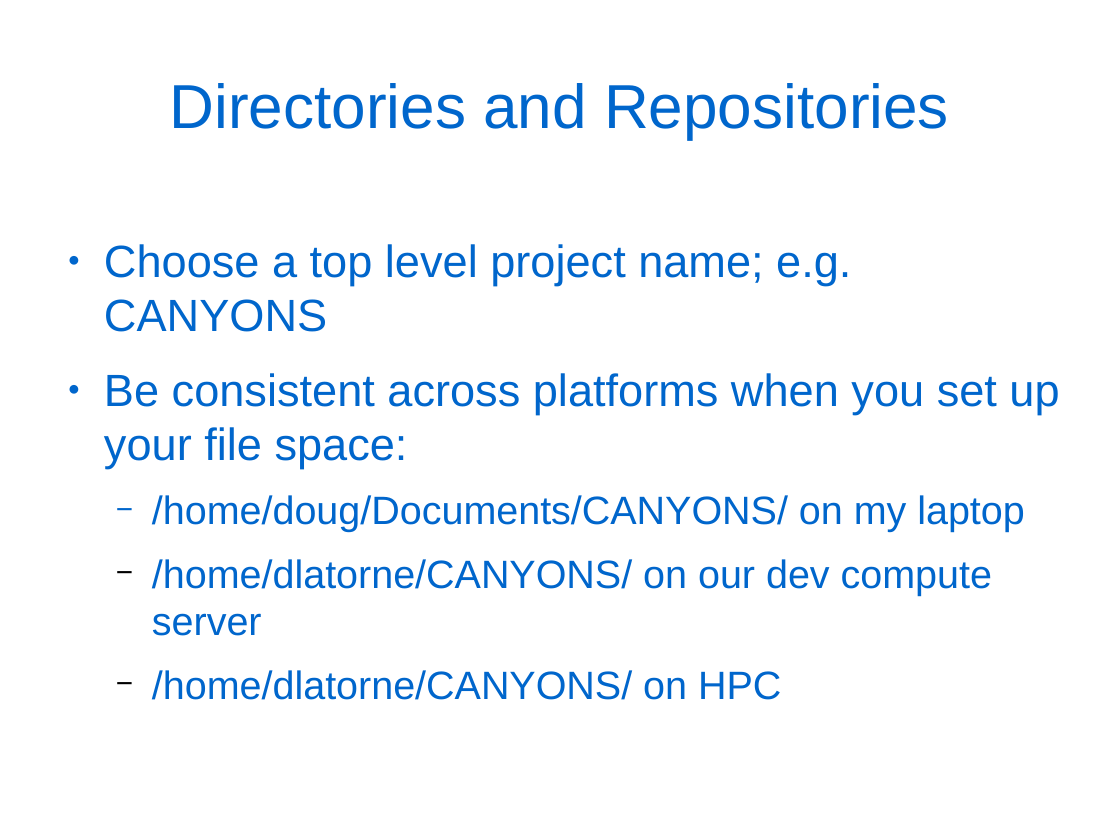
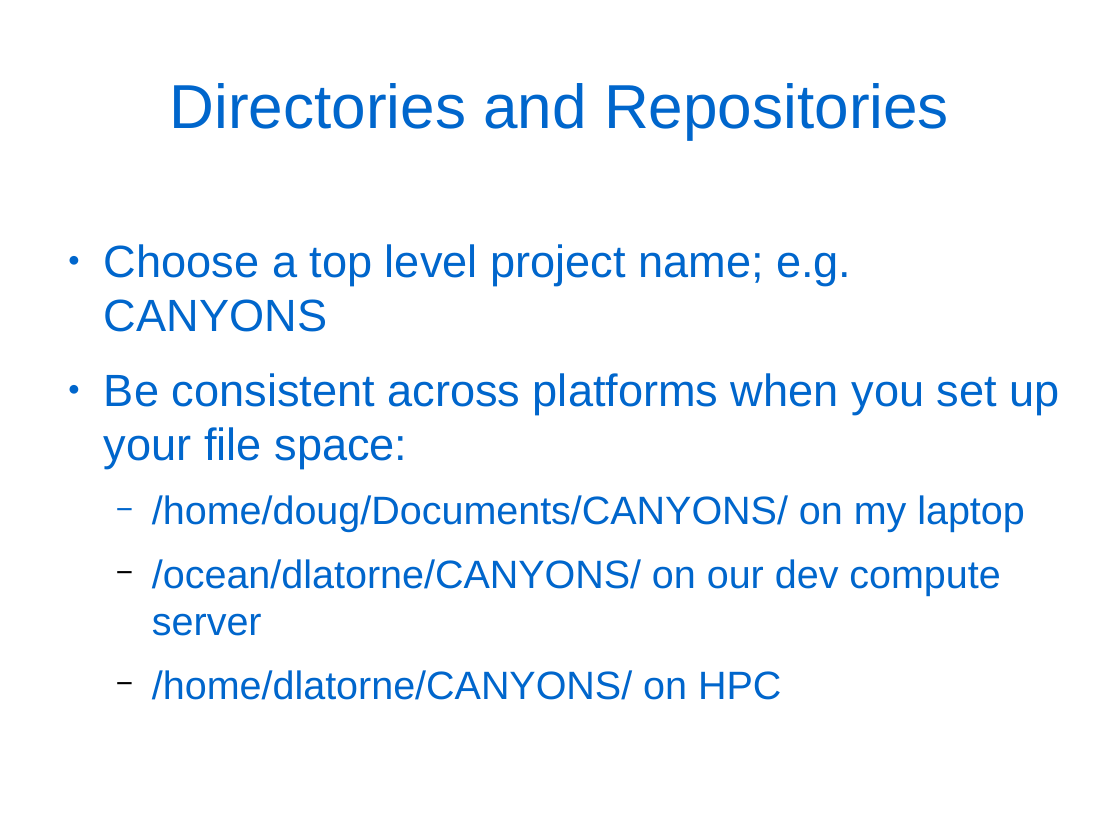
Before and after one commit to douglatornell/UQAR-Winter-School, a slide deck: slide 32 of slides.odp (slide 33 before the commit). Drawn at 1120x840 pixels with LibreOffice and Linux fonts; fonts in the diff are those of the drawing. Boxes give left, top, right and bottom in pixels: in the first picture for what was removed or moved away, otherwise in the second. Text is boxed around its words. In the diff, an @@ line names an element or a change of style, - is before the commit and + after.

```diff
--- a/slides.odp
+++ b/slides.odp
@@ text at bbox=[152, 559, 1000, 636]: text changed @@
-  − /home/dlatorne/CANYONS/ on our dev compute server
+  − /ocean/dlatorne/CANYONS/ on our dev compute server
```
Also in this commit, not shown: 5 other slides changed, 25 slides added, 9 slides removed, 2 other files.
